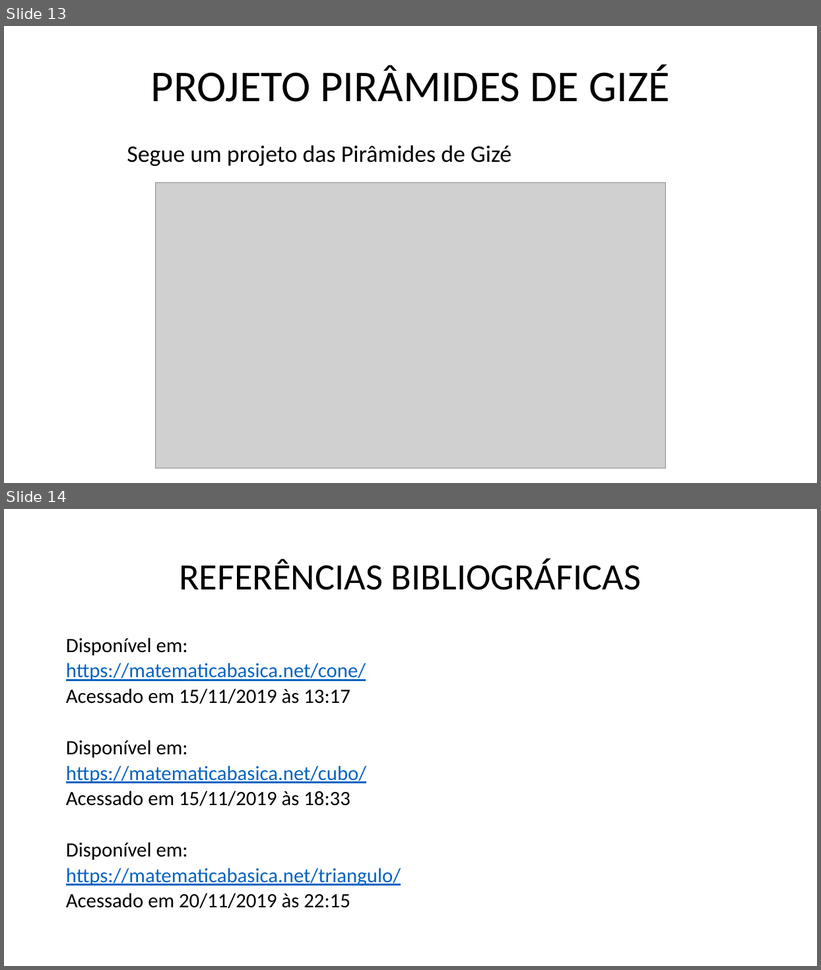
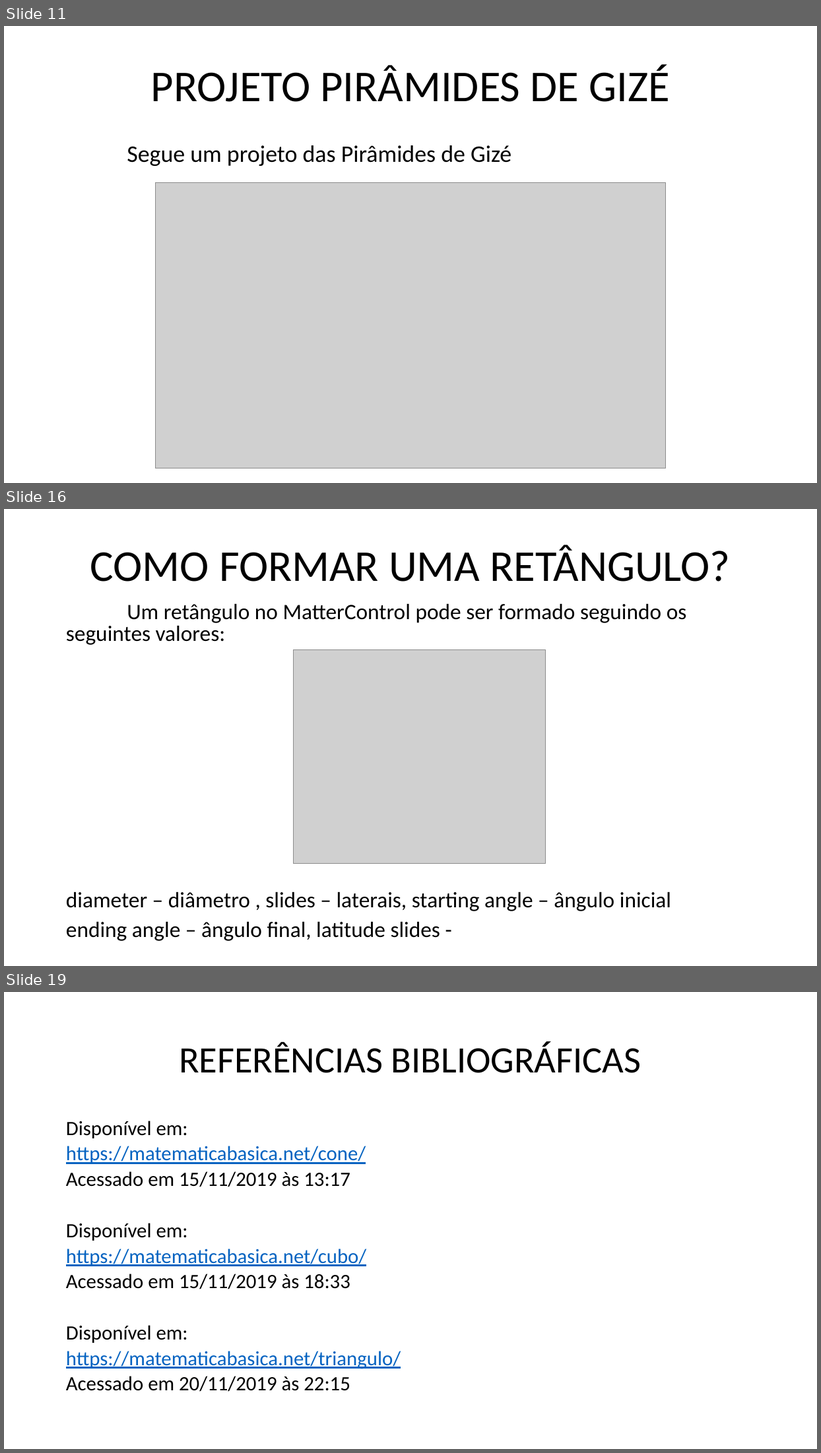
Before and after one commit to marcosdosea/ManualImpessora3D, a slide deck: Curso/Fundamentos de impressão 3D - Objetos.pptx. Shown one above the other, each under a label of ours: slides 13 and 14 before the commit, slides 11, 16 and 19 after it; the slides between them are not shown. The pictures are 821x970 and 821x1453 pixels, drawn with LibreOffice and Linux fonts; fonts in the diff are those of the drawing; grey boxes stand for pictures. Boxes give left, top, right and bottom in pixels: in the first picture for what was removed or moved away, otherwise in the second. Text is boxed around its words. In the diff, an @@ line names an element or a change of style, - is before the commit and + after.

```diff
--- a/Curso/Fundamentos de impressão 3D - Objetos.pptx
+++ b/Curso/Fundamentos de impressão 3D - Objetos.pptx
@@ slide 16 added at [4,509,817,966], background #FFFFFF @@
@@ title added at [90,545,731,582], 52 pt, text #000000 @@
+COMO FORMAR UMA RETÂNGULO?
@@ text added at [66,604,687,941], 26 pt, text #000000 @@
+Um retângulo no MatterControl pode ser formado seguindo os seguintes valores:
+diameter – diâmetro , slides – laterais, starting angle – ângulo inicial
+ending angle – ângulo final, latitude slides -
@@ picture added at [293,650,546,864] @@
@@ what was slide 13 is now slide 11 @@
@@ what was slide 14 is now slide 19 @@
```
Also in this commit, not shown: 2 slides changed, 5 other slides added, 1 slide removed, 3 other files.
